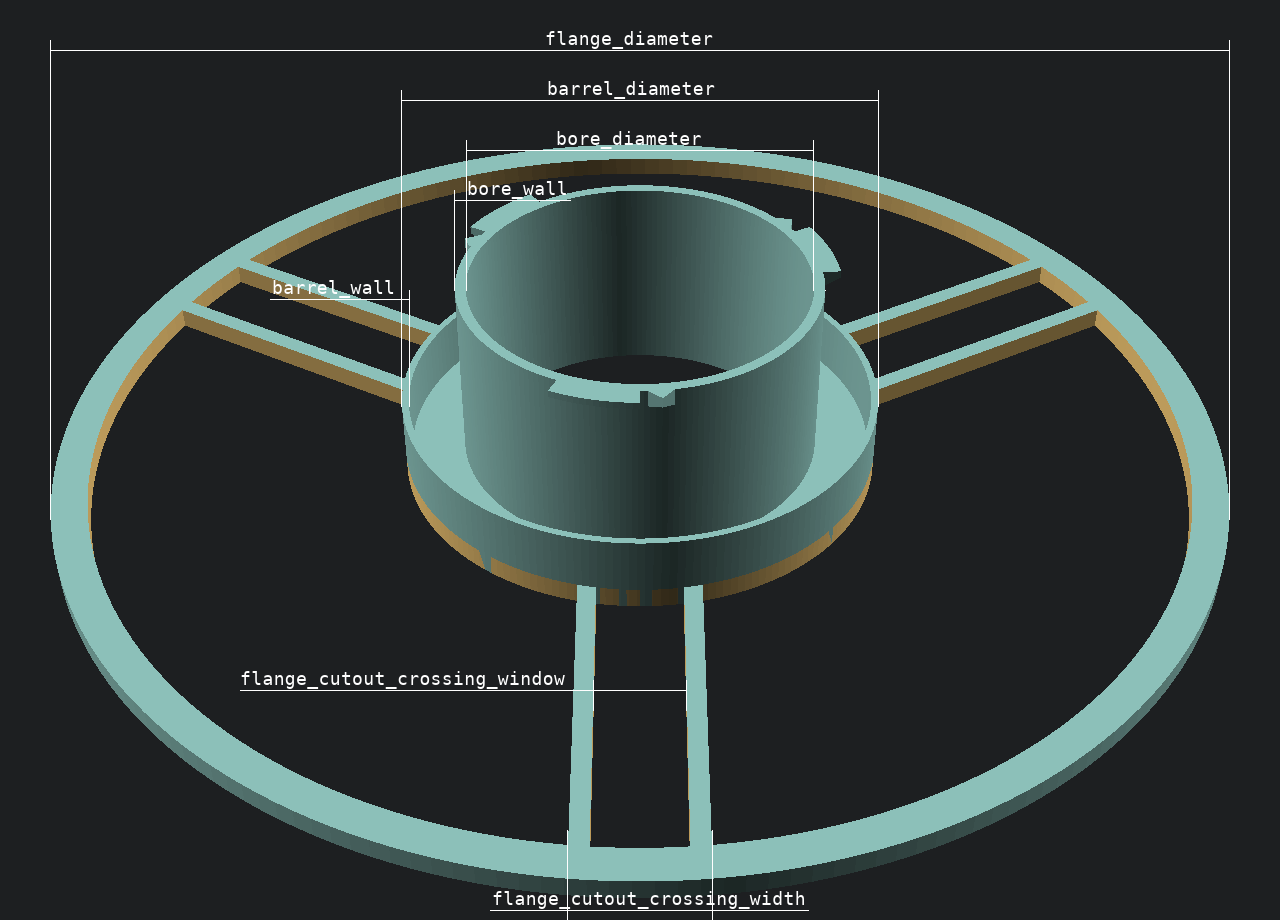
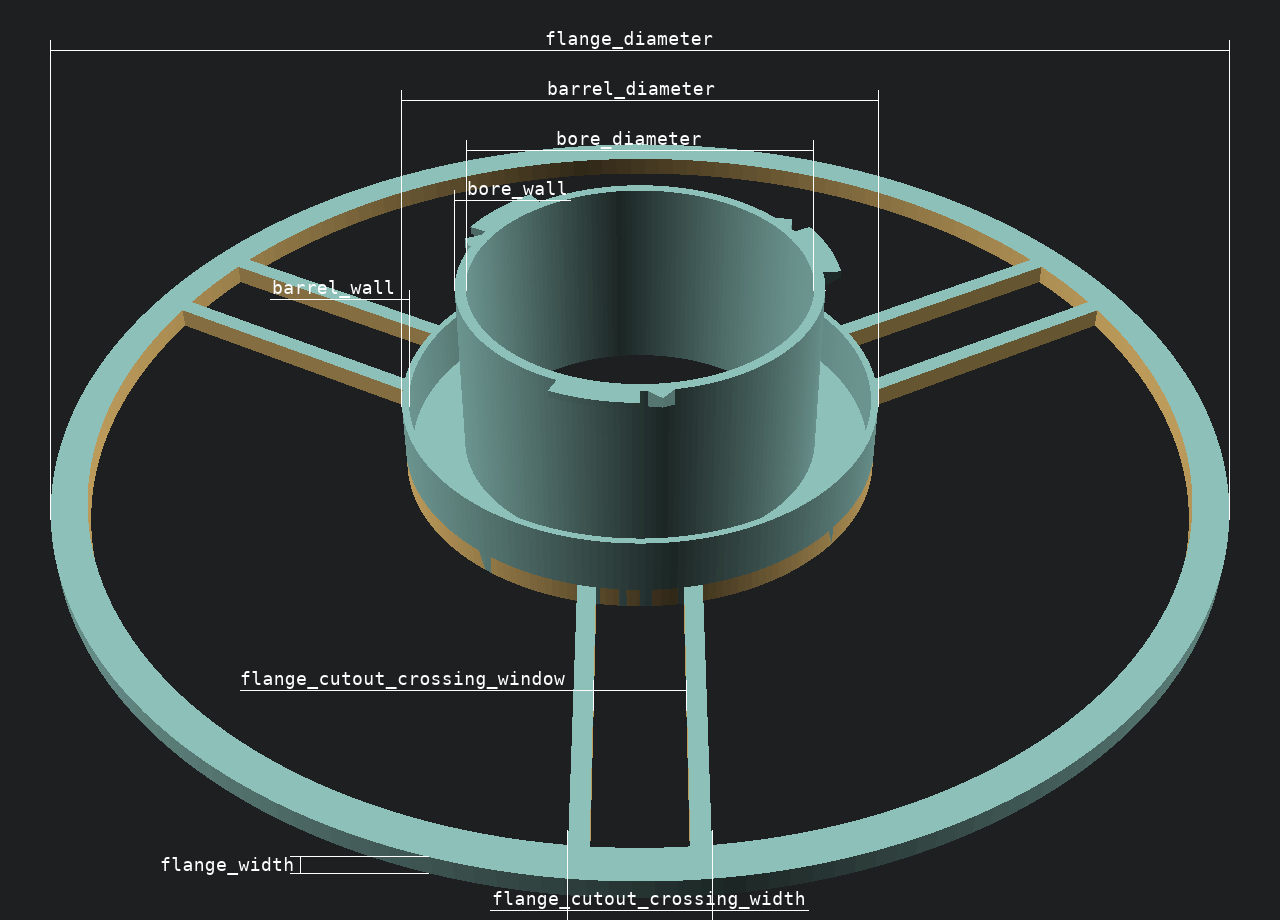
Layer changes from the first 1280px x 920px image to the second:
added layer "flange_width" above "flange_cutout_crossing_window" over 161, 857, 293, 875
painted on "transparent" over 290, 856, 429, 874
